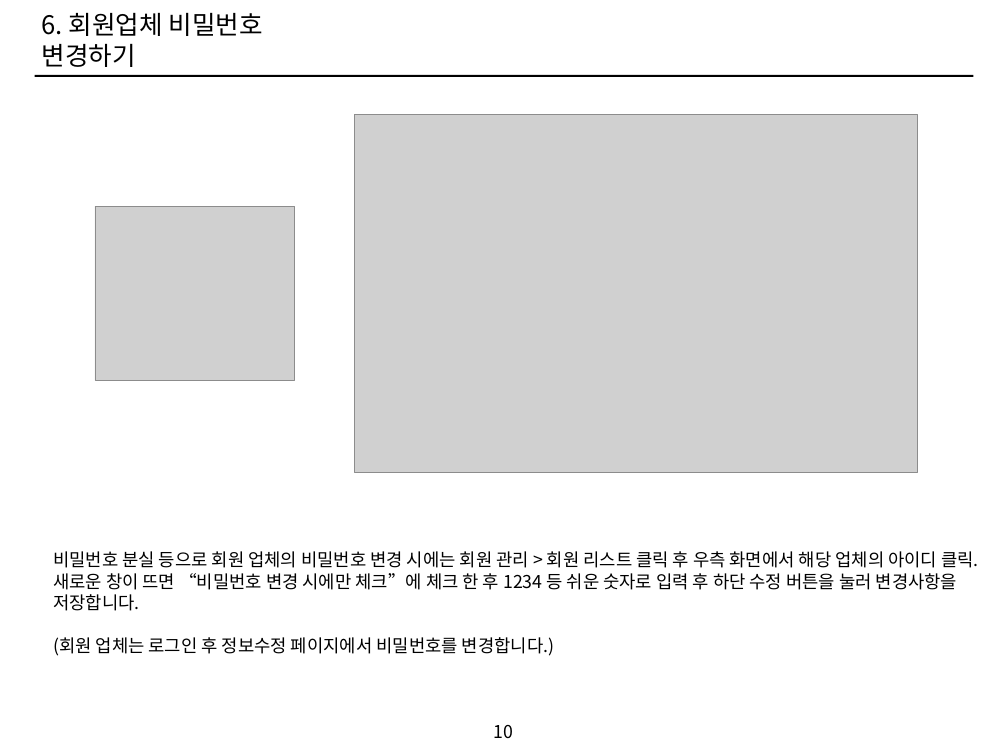
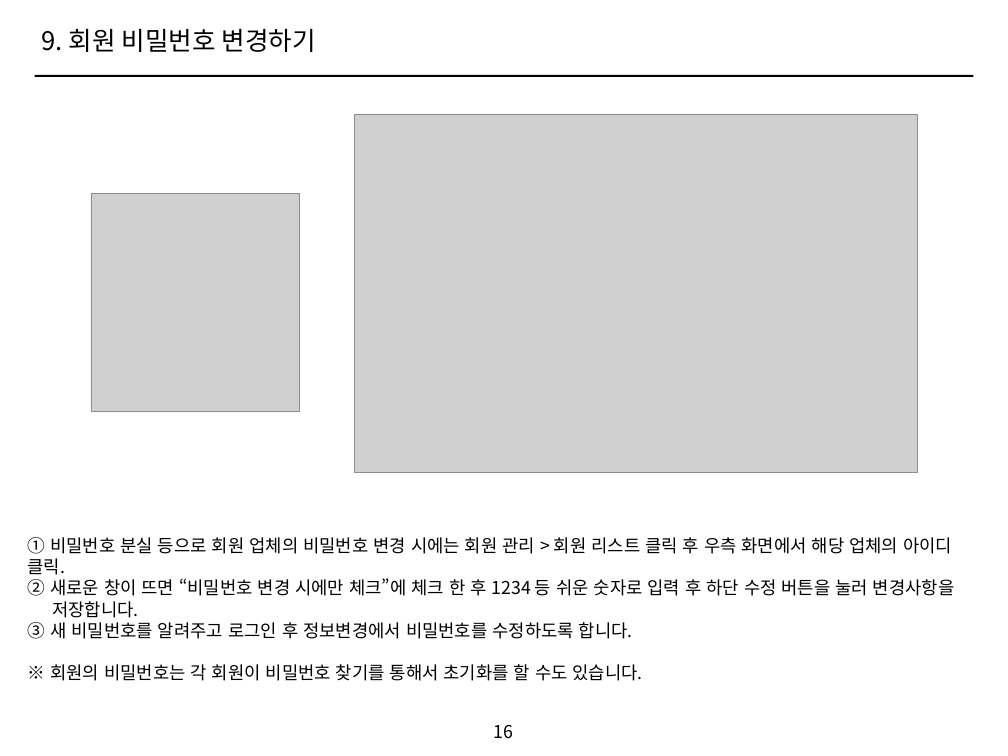
Before and after one commit to ethanjoh/SOHO-market, a slide deck: slide 16 of manual.pptx (slide 10 before the commit). Drawn at 1008x756 pixels with LibreOffice and Linux fonts; fonts in the diff are those of the drawing; grey boxes stand for pictures. Boxes give left, top, right and bottom in pixels: in the first picture for what was removed or moved away, otherwise in the second. Text is boxed around its words. In the diff, an @@ line names an element or a change of style, - is before the commit and + after.

Commit message:
상품 수정 및 매뉴얼 추가

```diff
--- a/manual.pptx
+++ b/manual.pptx
@@ text at (42,29,316,52): text changed @@
-6. 회원업체 비밀번호 변경하기
+9. 회원 비밀번호 변경하기
@@ picture: place and size @@
-picture at (95,206,295,381)
+picture at (91,194,300,411)
@@ text at (28,537,955,681): text changed @@
-비밀번호 분실 등으로 회원 업체의 비밀번호 변경 시에는 회원 관리 > 회원 리스트 클릭 후 우측 화면에서 해당 업체의 아이디 클릭.
-새로운 창이 뜨면 “비밀번호 변경 시에만 체크”에 체크 한 후 1234 등 쉬운 숫자로 입력 후 하단 수정 버튼을 눌러 변경사항을 저장합니다.
-(회원 업체는 로그인 후 정보수정 페이지에서 비밀번호를 변경합니다.)
+① 비밀번호 분실 등으로 회원 업체의 비밀번호 변경 시에는 회원 관리 > 회원 리스트 클릭 후 우측 화면에서 해당 업체의 아이디 클릭.
+② 새로운 창이 뜨면 “비밀번호 변경 시에만 체크”에 체크 한 후 1234 등 쉬운 숫자로 입력 후 하단 수정 버튼을 눌러 변경사항을
+저장합니다.
+③ 새 비밀번호를 알려주고 로그인 후 정보변경에서 비밀번호를 수정하도록 합니다.
+※ 회원의 비밀번호는 각 회원이 비밀번호 찾기를 통해서 초기화를 할 수도 있습니다.
@@ page number at (494,725,514,739): text changed @@
-10
+16
```
Also in this commit, not shown: 18 other slides changed, 6 slides added, 2 slides removed, 5 other files.
